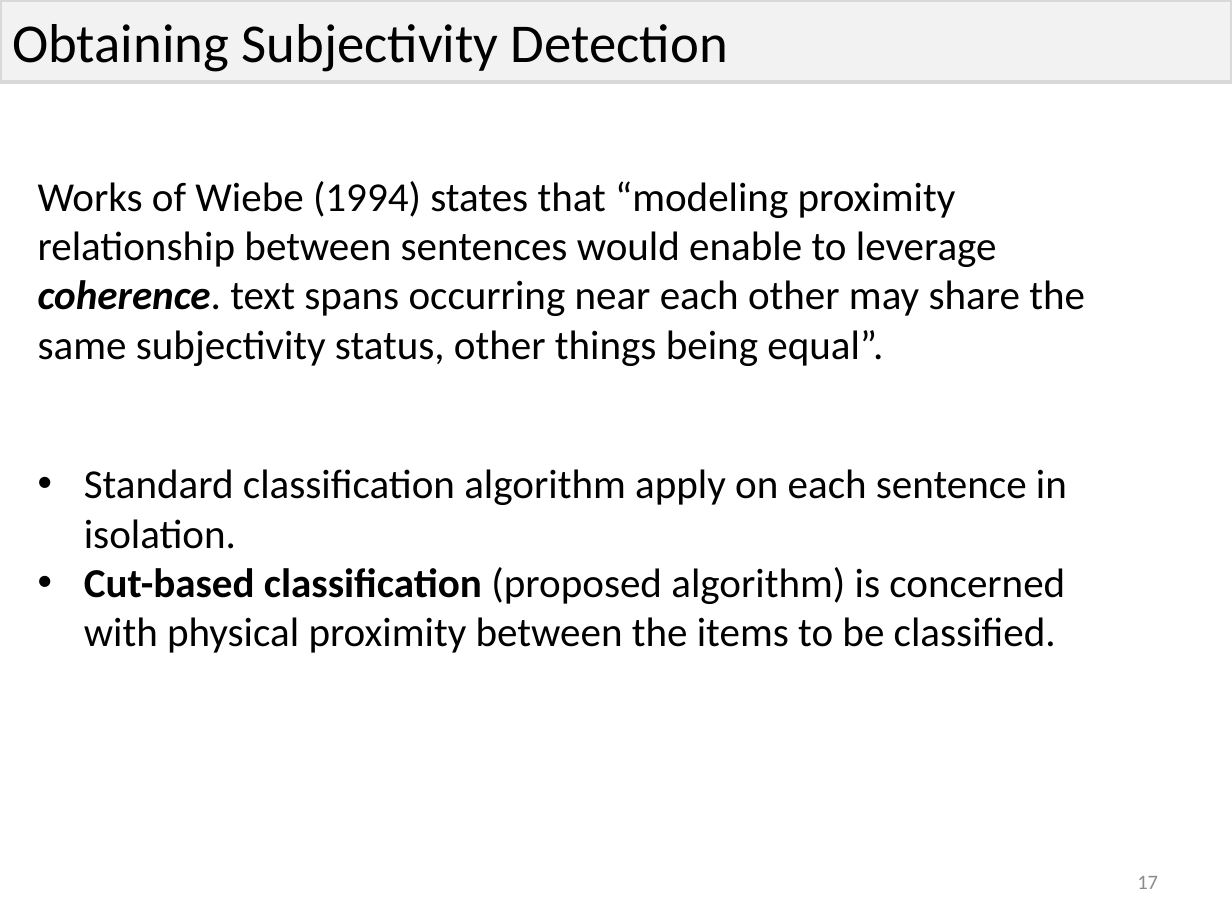
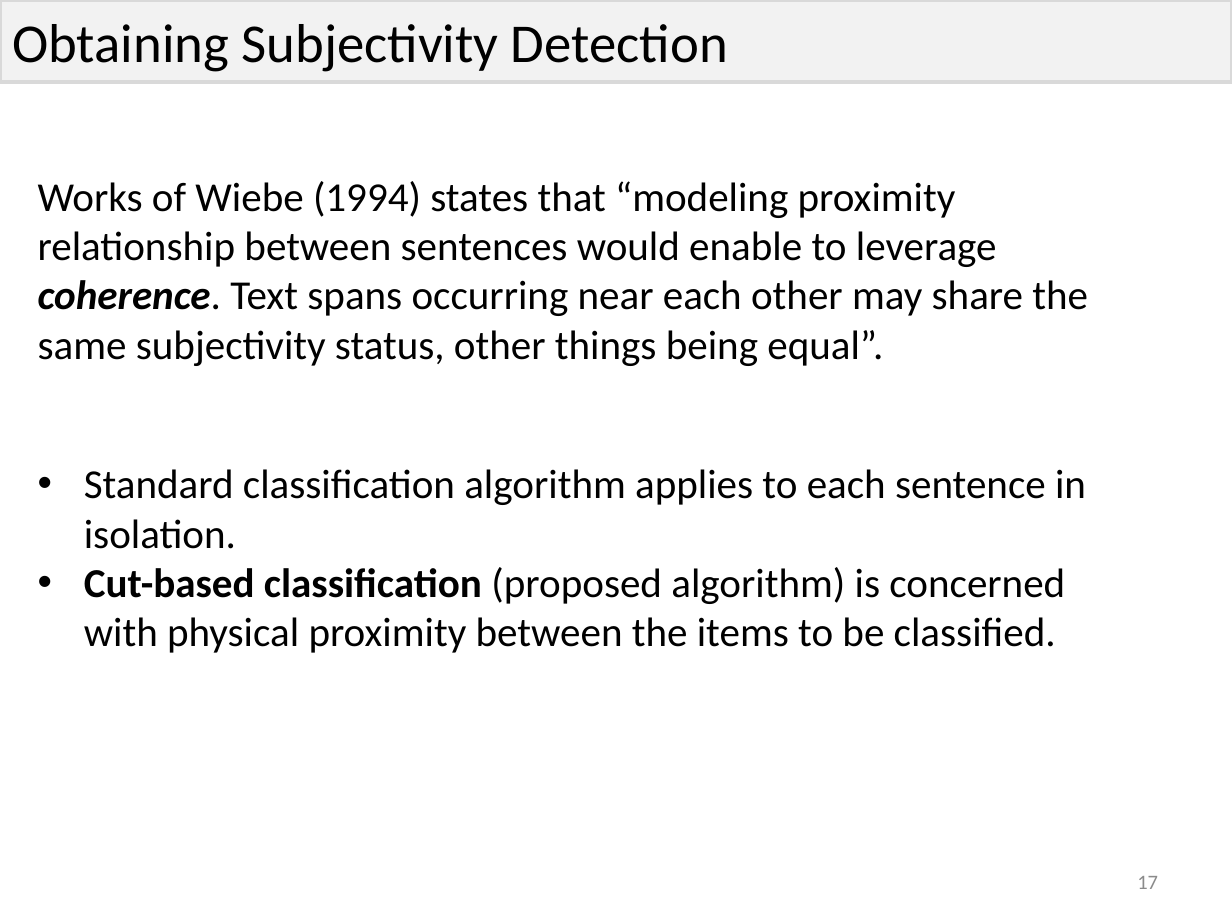
Before and after one commit to phvargas/cs834-f16, a slide deck: slide 17 of presentation-4/presentation4.pptx. Drawn at 1232x924 pixels with LibreOffice and Linux fonts; fonts in the diff are those of the drawing. Boxes give left, top, right and bottom in pixels: in the first picture for what was removed or moved away, otherwise in the second. Text is boxed around its words. In the diff, an @@ line names an element or a change of style, - is before the commit and + after.

Commit message:
Update  P4

```diff
--- a/presentation-4/presentation4.pptx
+++ b/presentation-4/presentation4.pptx
@@ text at [38,181,1088,366]: text changed @@
-Works of Wiebe (1994) states that “modeling proximity relationship between sentences would enable to leverage coherence. text spans occurring near each other may share the same subjectivity status, other things being equal”.
+Works of Wiebe (1994) states that “modeling proximity relationship between sentences would enable to leverage coherence. Text spans occurring near each other may share the same subjectivity status, other things being equal”.
@@ text at [84,469,1086,549]: text changed @@
-• Standard classification algorithm apply on each sentence in isolation.
+• Standard classification algorithm applies to each sentence in isolation.
```
Also in this commit, not shown: 6 other slides changed.
